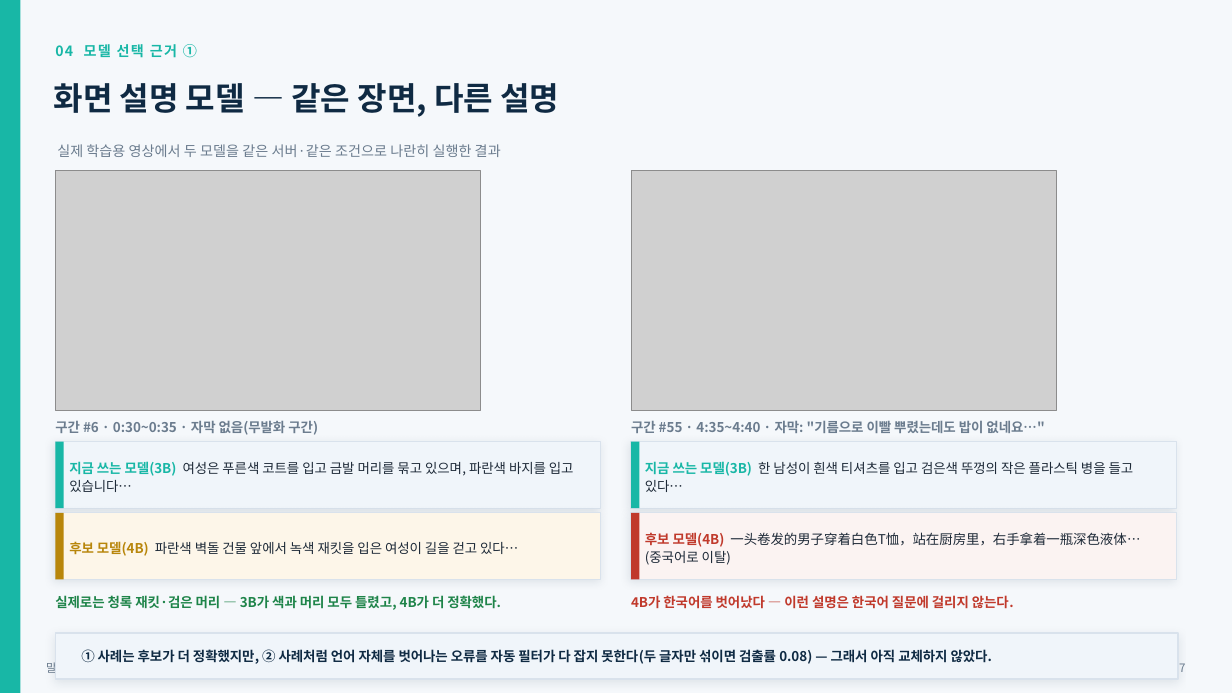
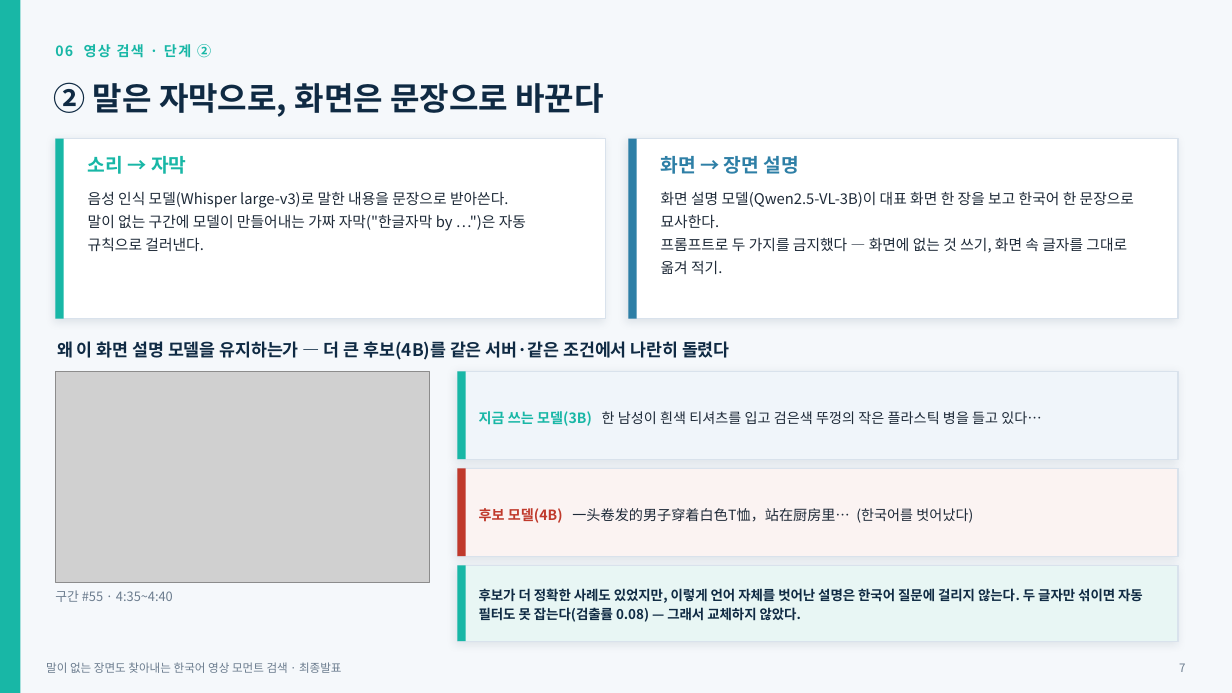
Before and after one commit to jds6511-hash/jds-prj, a slide deck: slide 7 of docs/final_presentation.pptx. Drawn at 1232x693 pixels with LibreOffice and Linux fonts; fonts in the diff are those of the drawing; grey boxes stand for pictures. Boxes give left, top, right and bottom in pixels: in the first picture for what was removed or moved away, otherwise in the second. Text is boxed around its words. In the diff, an @@ line names an element or a change of style, - is before the commit and + after.

```diff
--- a/docs/final_presentation.pptx
+++ b/docs/final_presentation.pptx
@@ text at (55,44,211,58): text changed @@
-04 모델 선택 근거 ①
+06 영상 검색 · 단계 ②
@@ text at (54,82,603,117): text changed @@
-화면 설명 모델 — 같은 장면, 다른 설명
+② 말은 자막으로, 화면은 문장으로 바꾼다
@@ rectangle added at (55,139,605,319), fill #FFFFFF, outline #D9E2EC 1 pt @@
@@ rectangle added at (55,139,64,319), fill #18B7A6 @@
@@ text removed at (57,144,501,157) @@
-실제 학습용 영상에서 두 모델을 같은 서버·같은 조건으로 나란히 실행한 결과
@@ rectangle added at (628,139,1178,319), fill #FFFFFF, outline #D9E2EC 1 pt @@
@@ rectangle added at (628,139,637,319), fill #2E7FA6 @@
@@ picture removed at (55,171,481,410) @@
@@ text at (88,156,186,174): text changed; size 10.5 to 15 pt; text colour #6B7C8E to #18B7A6 @@
-구간 #6 · 0:30~0:35 · 자막 없음(무발화 구간)
+소리 → 자막
@@ text added at (661,156,799,174), 15 pt, text #2E7FA6, bold @@
+화면 → 장면 설명
@@ text added at (88,191,526,251), 11.5 pt, text #1E2A38 @@
+음성 인식 모델(Whisper large-v3)로 말한 내용을 문장으로 받아쓴다.
+말이 없는 구간에 모델이 만들어내는 가짜 자막("한글자막 by …")은 자동 규칙으로 걸러낸다.
@@ text added at (661,191,1134,274), 11.5 pt, text #1E2A38 @@
+화면 설명 모델(Qwen2.5-VL-3B)이 대표 화면 한 장을 보고 한국어 한 문장으로 묘사한다.
+프롬프트로 두 가지를 금지했다 — 화면에 없는 것 쓰기, 화면 속 글자를 그대로 옮겨 적기.
@@ text at (57,341,730,360): text changed; size 10.5 to 13.5 pt; text colour #1E2A38 to #0F2A43; bold on @@
-후보 모델(4B) 파란색 벽돌 건물 앞에서 녹색 재킷을 입은 여성이 길을 걷고 있다…
+왜 이 화면 설명 모델을 유지하는가 — 더 큰 후보(4B)를 같은 서버·같은 조건에서 나란히 돌렸다
@@ picture: place and size @@
-picture at (631,171,1056,410)
+picture at (55,372,430,582)
@@ rectangle: place and size @@
-rectangle at (631,442,1177,508)
+rectangle at (457,372,1178,459)
@@ rectangle: place and size @@
-rectangle at (631,442,640,508)
+rectangle at (457,372,466,459)
@@ text "지금 쓰는 모델(3B) 한 남성이 ...": place and size @@
-text "지금 쓰는 모델(3B) 한 남성이 ..." at (645,461,1134,492)
+text "지금 쓰는 모델(3B) 한 남성이 ..." at (479,411,1041,426)
@@ text "지금 쓰는 모델(3B) 한 남성이 ..." at (479,411,1041,426): size 10.5 to 11 pt @@
@@ rectangle removed at (55,442,601,508) @@
@@ text removed at (631,421,1044,433) @@
-구간 #55 · 4:35~4:40 · 자막: "기름으로 이빨 뿌렸는데도 밥이 없네요…"
@@ text removed at (69,461,574,492) @@
-지금 쓰는 모델(3B) 여성은 푸른색 코트를 입고 금발 머리를 묶고 있으며, 파란색 바지를 입고 있습니다…
@@ rectangle: place and size @@
-rectangle at (631,513,1177,579)
+rectangle at (457,469,1178,556)
@@ rectangle: place and size @@
-rectangle at (631,513,640,579)
+rectangle at (457,469,466,556)
@@ text at (479,508,973,523): text changed; size 10.5 to 11 pt @@
-후보 모델(4B) 一头卷发的男子穿着白色T恤，站在厨房里，右手拿着一瓶深色液体… (중국어로 이탈)
+후보 모델(4B) 一头卷发的男子穿着白色T恤，站在厨房里… (한국어를 벗어났다)
@@ rectangle removed at (55,513,601,579) @@
@@ rectangle removed at (55,513,64,579) @@
@@ rectangle: place and size @@
-rectangle at (55,442,64,508)
+rectangle at (457,566,466,641)
@@ rectangle added at (457,566,1178,641), fill #E8F6F4, outline #D9E2EC 1 pt @@
@@ text removed at (55,595,501,610) @@
-실제로는 청록 재킷·검은 머리 — 3B가 색과 머리 모두 틀렸고, 4B가 더 정확했다.
@@ text added at (55,590,173,602), 10 pt, text #6B7C8E @@
+구간 #55 · 4:35~4:40
@@ text at (479,588,1143,622): text changed; text colour #C0392B to #0F2A43 @@
-4B가 한국어를 벗어났다 — 이런 설명은 한국어 질문에 걸리지 않는다.
+후보가 더 정확한 사례도 있었지만, 이렇게 언어 자체를 벗어난 설명은 한국어 질문에 걸리지 않는다. 두 글자만 섞이면 자동 필터도 못 잡는다(검출률 0.08) — 그래서 교체하지 않았다.
@@ rectangle removed at (55,633,1178,679) @@
@@ text removed at (81,649,993,664) @@
-① 사례는 후보가 더 정확했지만, ② 사례처럼 언어 자체를 벗어나는 오류를 자동 필터가 다 잡지 못한다(두 글자만 섞이면 검출률 0.08) — 그래서 아직 교체하지 않았다.
```
Also in this commit, not shown: 9 other slides changed, 7 slides added, 5 slides removed, 47 other files.
